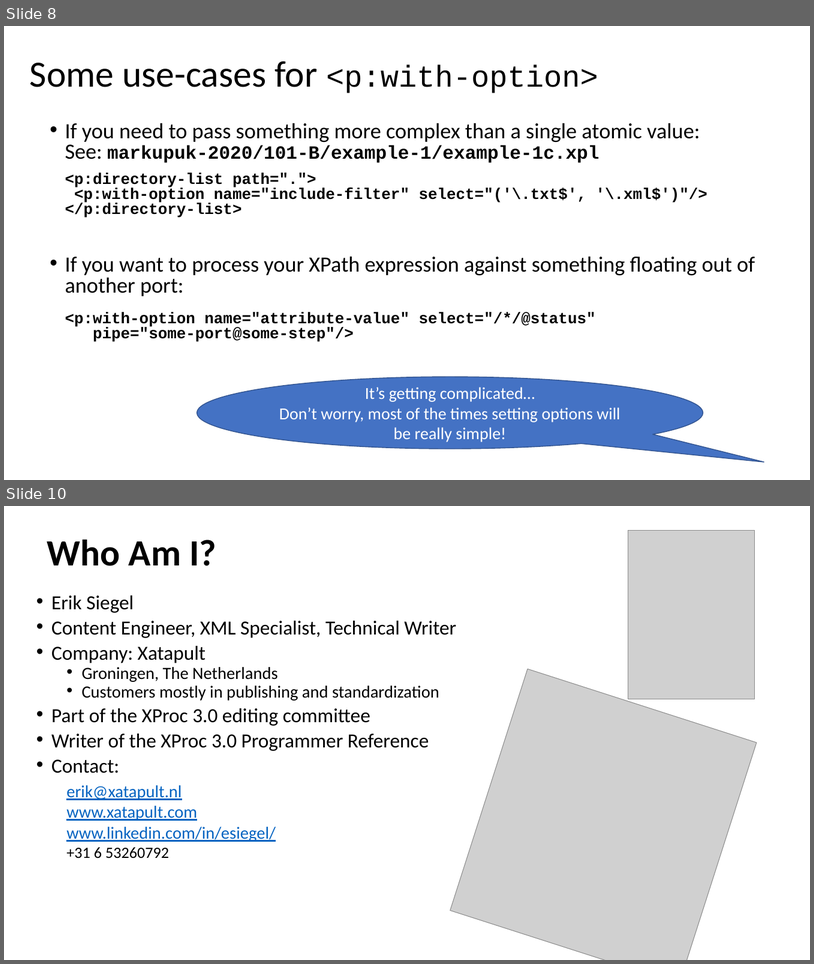
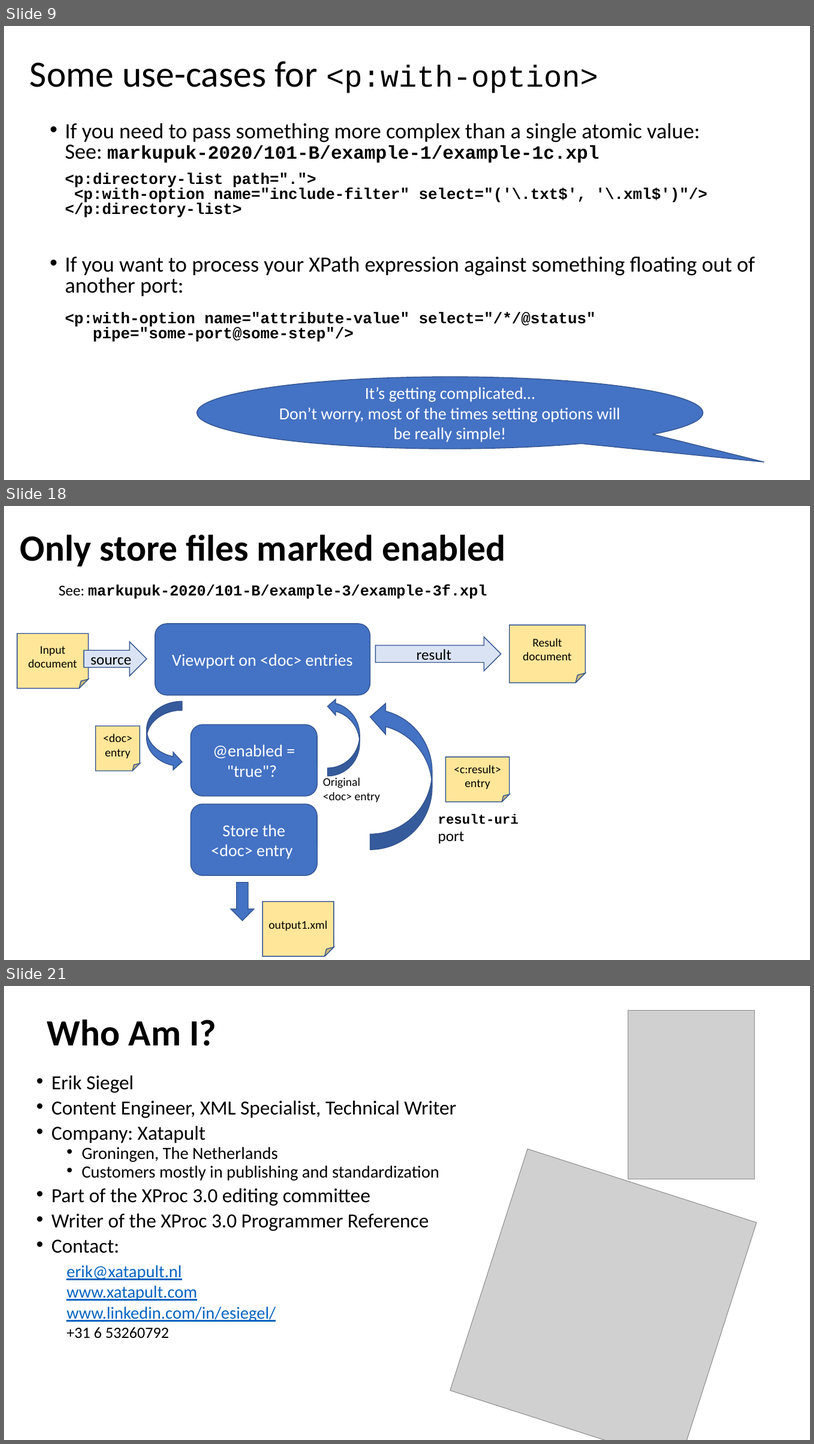
Before and after one commit to xatapult/markupuk-2020, a slide deck: 101-B/presentation/markupuk-2020-101-B.pptx. Shown one above the other, each under a label of ours: slides 8 and 10 before the commit, slides 9, 18 and 21 after it; the slides between them are not shown. The pictures are 814x964 and 814x1444 pixels, drawn with LibreOffice and Linux fonts; fonts in the diff are those of the drawing; grey boxes stand for pictures; background and template pictures are left out. Boxes give left, top, right and bottom in pixels: in the first picture for what was removed or moved away, otherwise in the second. Text is boxed around its words. In the diff, an @@ line names an element or a change of style, - is before the commit and + after.

```diff
--- a/101-B/presentation/markupuk-2020-101-B.pptx
+++ b/101-B/presentation/markupuk-2020-101-B.pptx
@@ slide 18 added at (x1=4, y1=506, x2=810, y2=960), background #FFFFFF @@
@@ title added at (x1=20, y1=534, x2=506, y2=567), 44 pt, text #000000, bold @@
+Only store files marked enabled
@@ text added at (x1=59, y1=585, x2=487, y2=599), 18 pt, text #000000, bold @@
+See: markupuk-2020/101-B/example-3/example-3f.xpl
@@ rounded rectangle added at (x1=155, y1=624, x2=371, y2=695), fill #4472C4, outline #325491 1 pt, 20 pt, text #FFFFFF @@
+Viewport on <doc> entries
@@ folded corner added at (x1=510, y1=625, x2=585, y2=682), fill #FFE699, outline #325491 1 pt, 14 pt, text #000000 @@
+Result document
@@ folded corner added at (x1=17, y1=634, x2=89, y2=688), fill #FFE699, outline #325491 1 pt, 14 pt, text #000000 @@
+Input document
@@ right arrow added at (x1=84, y1=642, x2=147, y2=675), fill #DAE3F3, outline #325491 1 pt, 18 pt, text #000000 @@
+source
@@ right arrow added at (x1=375, y1=637, x2=501, y2=670), fill #DAE3F3, outline #325491 1 pt, 18 pt, text #000000 @@
+result
@@ curved right arrow added at (x1=147, y1=702, x2=182, y2=771), fill #4472C4, outline #325491 1 pt @@
@@ curved right arrow added at (x1=327, y1=699, x2=360, y2=776), fill #4472C4, outline #325491 1 pt @@
@@ curved right arrow added at (x1=371, y1=702, x2=433, y2=850), fill #4472C4, outline #325491 1 pt @@
@@ folded corner added at (x1=96, y1=726, x2=140, y2=771), fill #FFE699, outline #325491 1 pt, 14 pt, text #000000 @@
+<doc> entry
@@ rounded rectangle added at (x1=191, y1=724, x2=317, y2=796), fill #4472C4, outline #325491 1 pt, 20 pt, text #FFFFFF @@
+@enabled = "true"?
@@ folded corner added at (x1=446, y1=757, x2=510, y2=802), fill #FFE699, outline #325491 1 pt, 14 pt, text #000000 @@
+<c:result>entry
@@ text added at (x1=323, y1=776, x2=380, y2=802), 14 pt, text #000000 @@
+Original <doc> entry
@@ rounded rectangle added at (x1=191, y1=804, x2=317, y2=875), fill #4472C4, outline #325491 1 pt, 20 pt, text #FFFFFF @@
+Store the <doc> entry
@@ text added at (x1=438, y1=813, x2=519, y2=843), 16 pt, text #000000, bold @@
+result-uri
+port
@@ down arrow added at (x1=231, y1=882, x2=254, y2=921), fill #4472C4, outline #325491 1 pt @@
@@ folded corner added at (x1=263, y1=901, x2=335, y2=956), fill #FFE699, outline #325491 1 pt, 14 pt, text #000000 @@
+output1.xml
@@ what was slide 8 is now slide 9 @@
@@ what was slide 10 is now slide 21 @@
```
Also in this commit, not shown: 3 slides changed, 10 other slides added, 13 other files.
